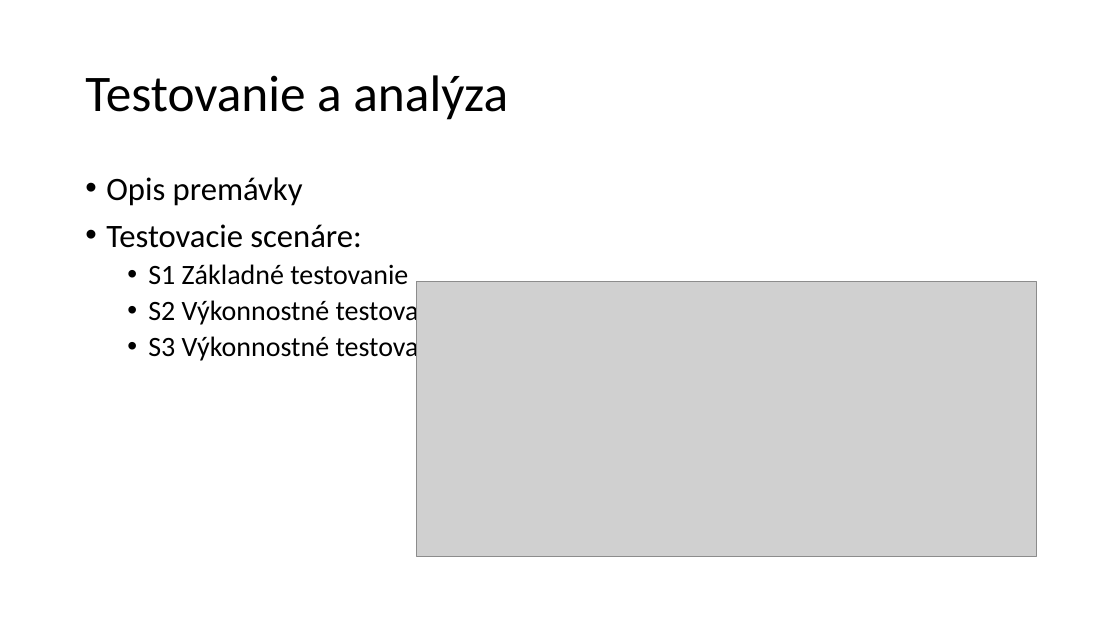
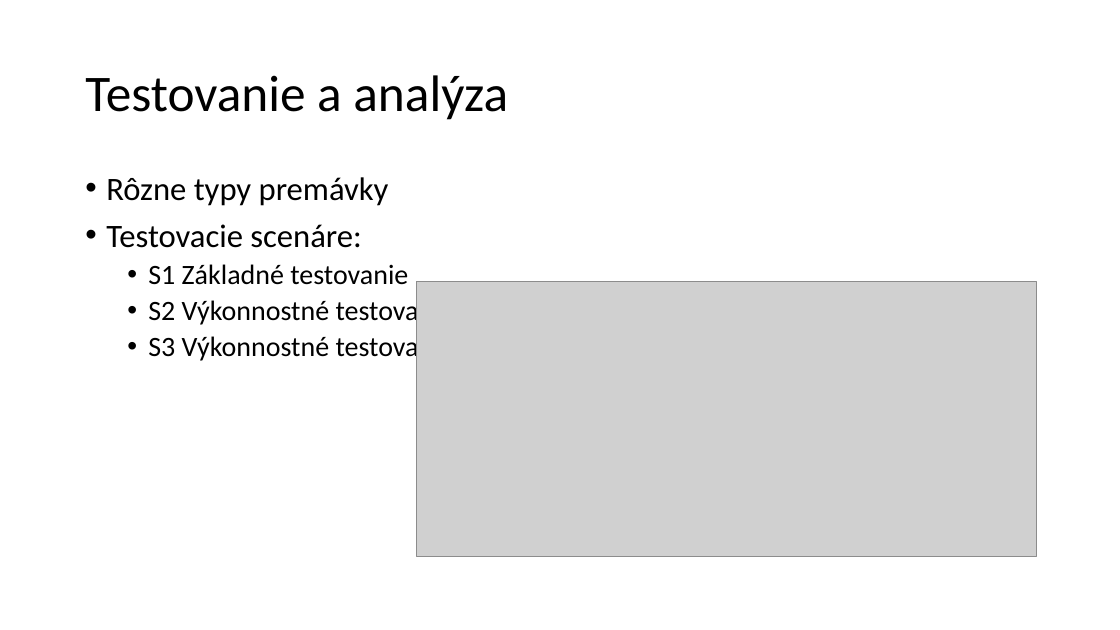
Before and after one commit to aks-2017/semestralne-zadania-semestralne-zadanie-72229-72280-72424, a slide deck: slide 5 of docs/prezentacia.pptx. Drawn at 1120x630 pixels with LibreOffice and Linux fonts; fonts in the diff are those of the drawing; grey boxes stand for pictures. Boxes give left, top, right and bottom in pixels: in the first picture for what was removed or moved away, otherwise in the second. Text is boxed around its words. In the diff, an @@ line names an element or a change of style, - is before the commit and + after.

```diff
--- a/docs/prezentacia.pptx
+++ b/docs/prezentacia.pptx
@@ text at [106, 177, 389, 206]: text changed @@
-• Opis premávky
+• Rôzne typy premávky
```
